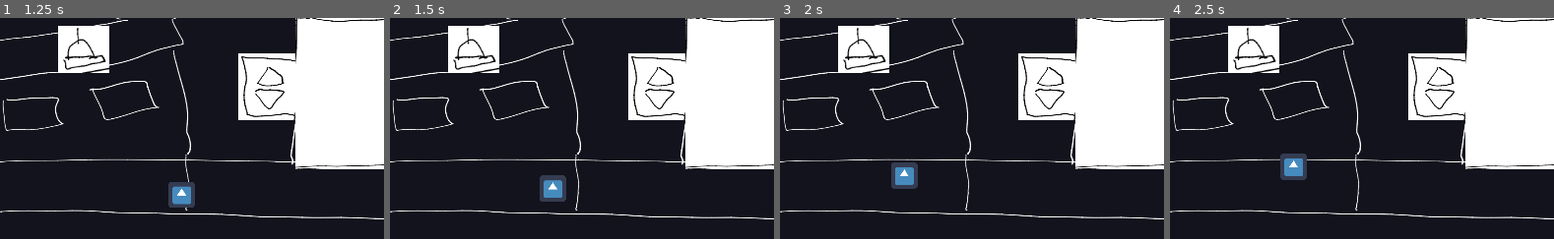
Above: before the commit, frames 1-4 (left to right).
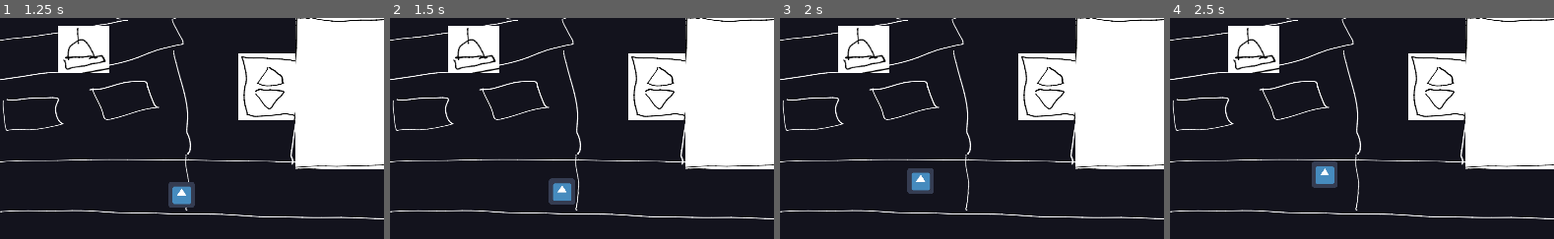
Above: after the commit, the same moments.

Repository: chippmann/dampfmechanische-einstellung
Game: Godot game, scene res://stages/00_Prologue.tscn
Two runs of this game, one before a commit and one after it. Both use one fixed random seed, a clock stepped at 60 frames per second and the inputs below. The engine's default icon, where the game draws it, is replaced by a stand-in: a white triangle on a blue panel in a dark square. Sound files missing from this copy of the repository are replaced by a short silence.
Inputs (mouse positions are % of the whole screen's width and height, from its top left):
- Up to frame 1 (1.25 s): click (38, 18) at 0.5 s
- Up to frame 2 (1.5 s): click (26, 57) at 1.25 s
- Up to frame 3 (2 s): no input
- Up to frame 4 (2.5 s): click (51, 66) at 2 s
The pictures show only the part of the screen within x 15-65%, y 50-100%; the shares and areas given below are measured in that part.

Frame 1 is identical in both runs. In frame 2, 1.0% of the frame differs, in the area x 38-49%, y 71-85%; in frame 3, 1.3%; in frame 4, 1.6%, in the area x 28-44%, y 61-77%.

Commit message:
Fix player velocity reset

Diff:
--- a/objects/player/Player.gd
+++ b/objects/player/Player.gd
@@ -39,7 +39,7 @@
 
 func _on_NavigationAgent2D_navigation_finished() -> void:
 	print("Player navigation finished")
-	_velocity + Vector2.ZERO
+	_velocity = Vector2.ZERO
 	PlayerNavigationTarget.emit_signal("player_navigation_finished")
 
 func _on_cancel_navigation() -> void:
